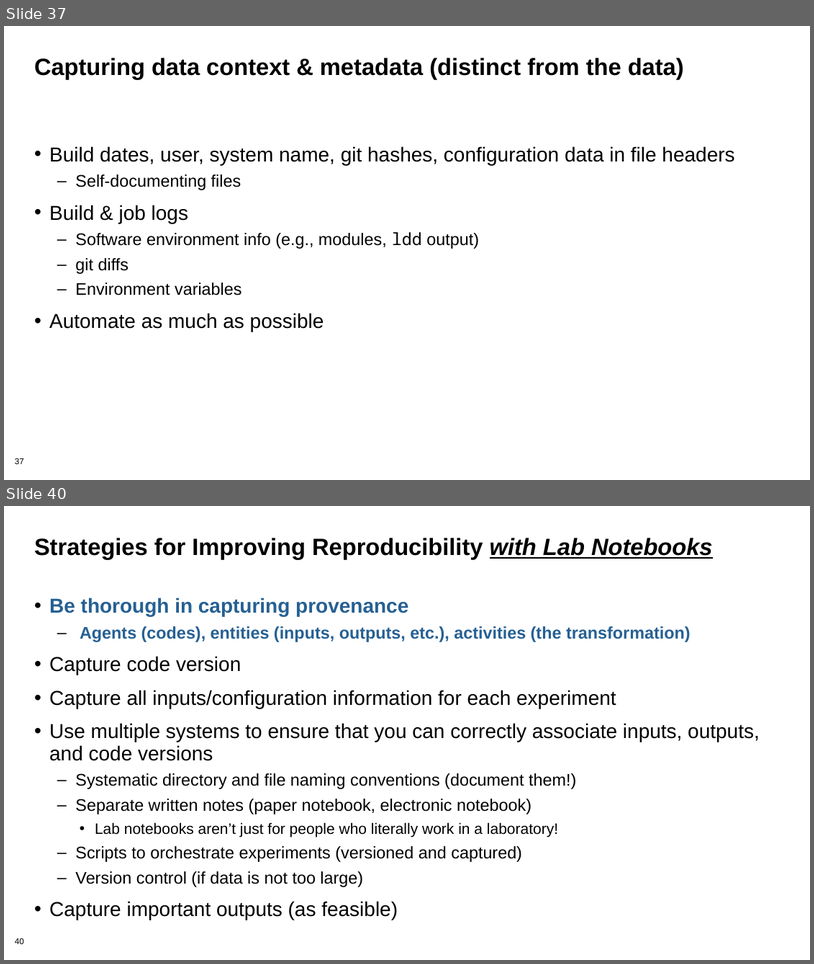
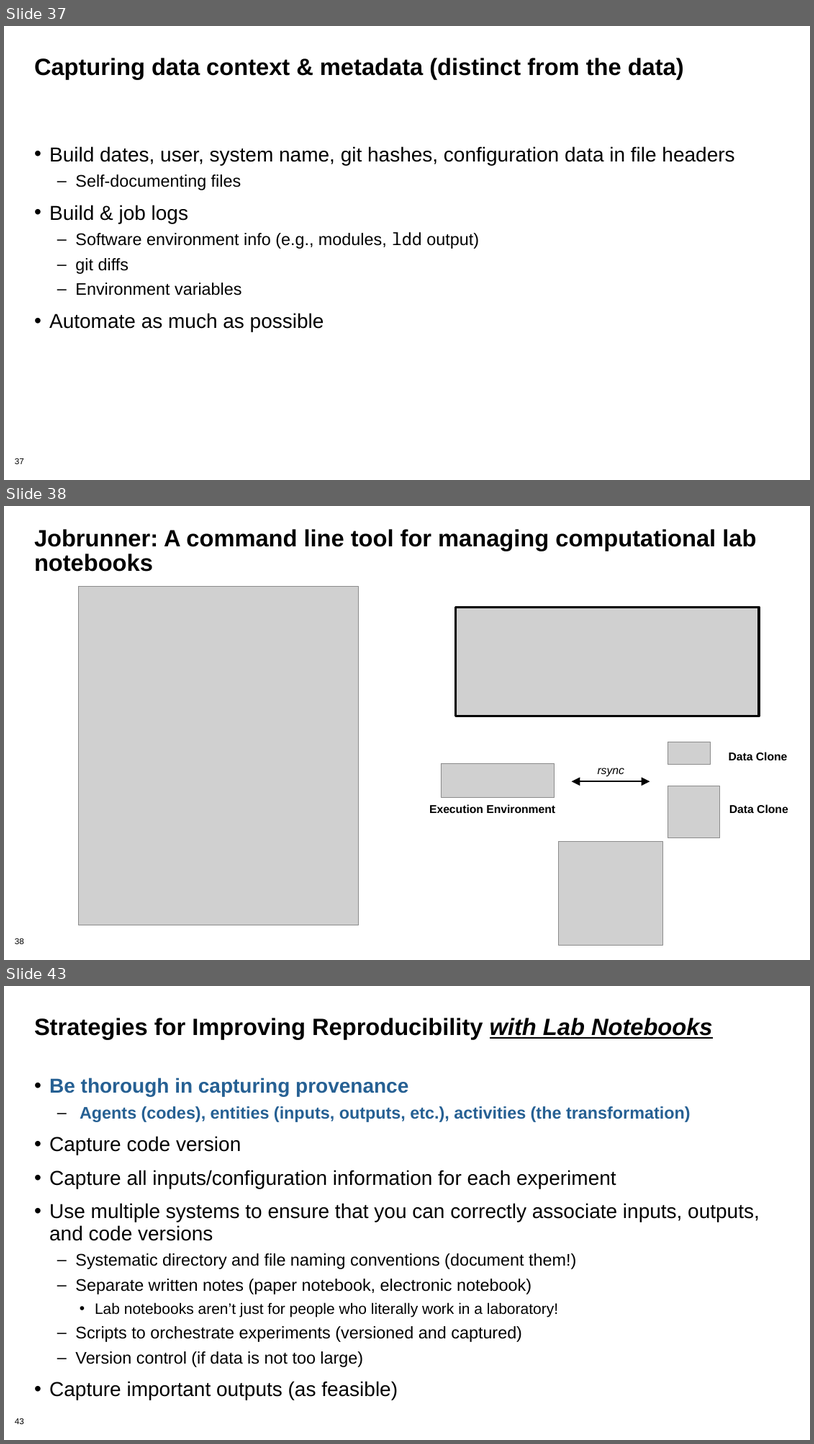
Before and after one commit to bssw-tutorial/presentations, a slide deck: repro-notebooks.pptx. Shown one above the other, each under a label of ours: slides 37 and 40 before the commit, slides 37, 38 and 43 after it; the slides between them are not shown. The pictures are 814x964 and 814x1444 pixels, drawn with LibreOffice and Linux fonts; fonts in the diff are those of the drawing; grey boxes stand for pictures. Boxes give left, top, right and bottom in pixels: in the first picture for what was removed or moved away, otherwise in the second. Text is boxed around its words. In the diff, an @@ line names an element or a change of style, - is before the commit and + after.

```diff
--- a/repro-notebooks.pptx
+++ b/repro-notebooks.pptx
@@ slide 38 added at box(4, 506, 810, 960), background #FFFFFF; not listed: 1 template element that a slide beside it also shows @@
@@ title added at box(34, 529, 756, 572), 28 pt, text #000000, bold @@
+Jobrunner: A command line tool for managing computational lab notebooks
@@ picture added at box(78, 587, 358, 924) @@
@@ picture added at box(456, 607, 759, 716) @@
@@ rectangle added at box(456, 607, 759, 716), outline #000000 3 pt @@
@@ picture added at box(669, 742, 710, 765) @@
@@ picture added at box(441, 763, 554, 797) @@
@@ text added at box(729, 752, 788, 760), 13.5 pt, text #000000, bold @@
+Data Clone
@@ double arrow added from (572, 781) to (650, 781), #000000 2 pt @@
@@ text added at box(598, 767, 625, 777), 13.5 pt, text #000000, italic @@
+rsync
@@ picture added at box(669, 785, 720, 837) @@
@@ text added at box(430, 804, 556, 813), 13.5 pt, text #000000, bold @@
+Execution Environment
@@ text added at box(730, 804, 789, 813), 13.5 pt, text #000000, bold @@
+Data Clone
@@ picture added at box(558, 841, 664, 944) @@
@@ what was slide 40 is now slide 43 @@
@@ page number at box(15, 1418, 24, 1424): text changed @@
-40
+43
```
Also in this commit, not shown: 7 slides changed, 2 other slides added, 1 other file.
